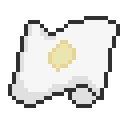
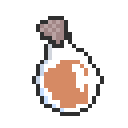
Layered file, before and after one edit (128 x 128). Changes by layer:
removed layer "레이어 10" over bbox(48, 40, 76, 72)
removed layer "레이어 11" over bbox(12, 20, 116, 104)
showed group "그룹 1" (11 layers) over bbox(32, 16, 104, 116)
renamed "레이어 9" to "레이어 5 복사 6", moved it into group "그룹 1", painted on it over bbox(8, 16, 120, 108)
